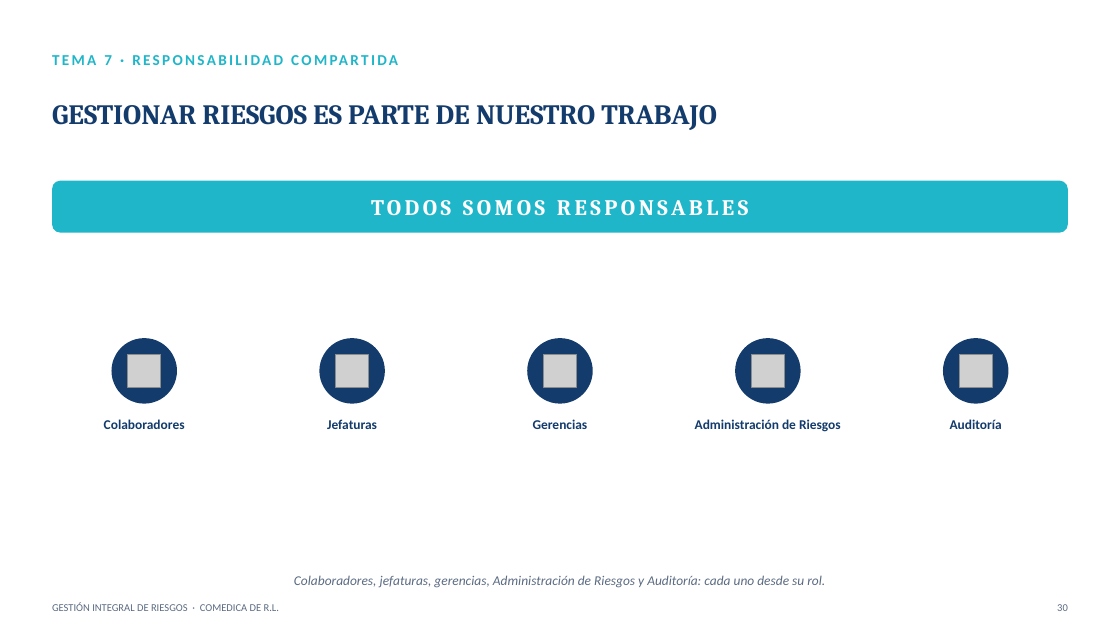
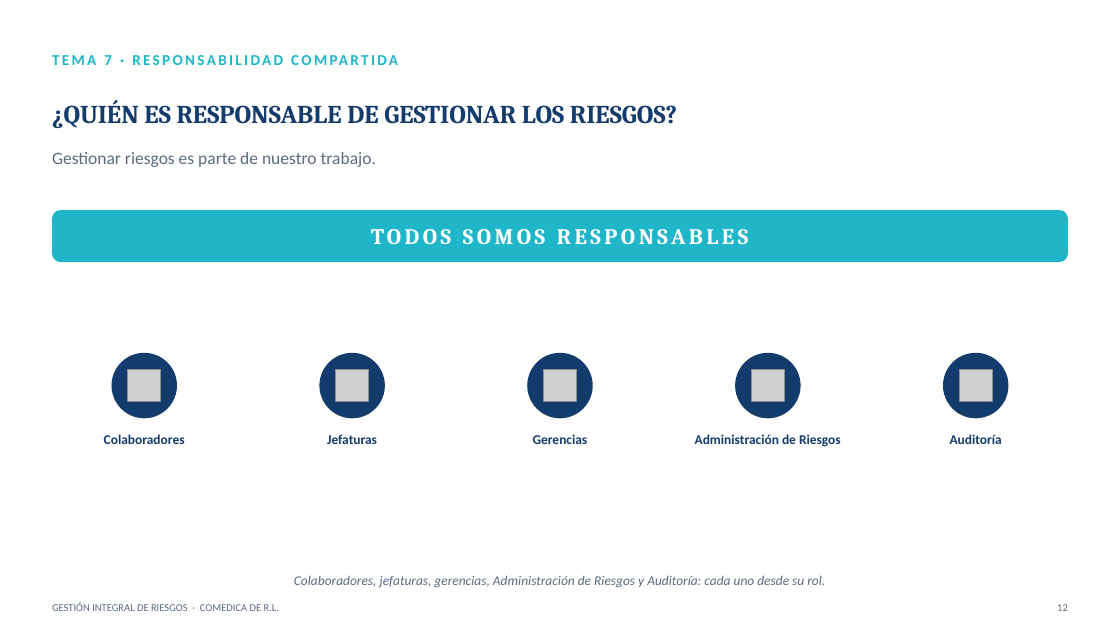
Before and after one commit to menjivar201280/riesgo, a slide deck: slide 12 of capacitacion-riesgos-2025/CAPACITACION_RIESGOS_2025.pptx (slide 30 before the commit). Drawn at 1120x630 pixels with LibreOffice and Linux fonts; fonts in the diff are those of the drawing; grey boxes stand for pictures. Boxes give left, top, right and bottom in pixels: in the first picture for what was removed or moved away, otherwise in the second. Text is boxed around its words. In the diff, an @@ line names an element or a change of style, - is before the commit and + after.

```diff
--- a/capacitacion-riesgos-2025/CAPACITACION_RIESGOS_2025.pptx
+++ b/capacitacion-riesgos-2025/CAPACITACION_RIESGOS_2025.pptx
@@ text added at (52, 100, 677, 128), 22 pt, text #133B6C, bold @@
+¿QUIÉN ES RESPONSABLE DE GESTIONAR LOS RIESGOS?
@@ text at (52, 152, 376, 167): text changed; size 24 to 15 pt; font Cambria to Calibri; text colour #133B6C to #5B6B82; bold off @@
-GESTIONAR RIESGOS ES PARTE DE NUESTRO TRABAJO
+Gestionar riesgos es parte de nuestro trabajo.
@@ text "TODOS SOMOS RESPONSABLES": place and size @@
-text "TODOS SOMOS RESPONSABLES" at (371, 200, 748, 216)
+text "TODOS SOMOS RESPONSABLES" at (371, 229, 748, 245)
@@ rounded rectangle: place and size @@
-rounded rectangle at (52, 181, 1068, 233)
+rounded rectangle at (52, 210, 1068, 262)
@@ 5 pictures, 5 texts, 5 ellipses: place and size @@
-5 pictures, 5 texts, 5 ellipses at (104, 339, 1009, 432)
+5 pictures, 5 texts, 5 ellipses at (104, 353, 1009, 447)
@@ text at (1057, 604, 1068, 611): text changed @@
-30
+12
```
Also in this commit, not shown: 16 other slides changed, 1 slide added, 28 slides removed.
